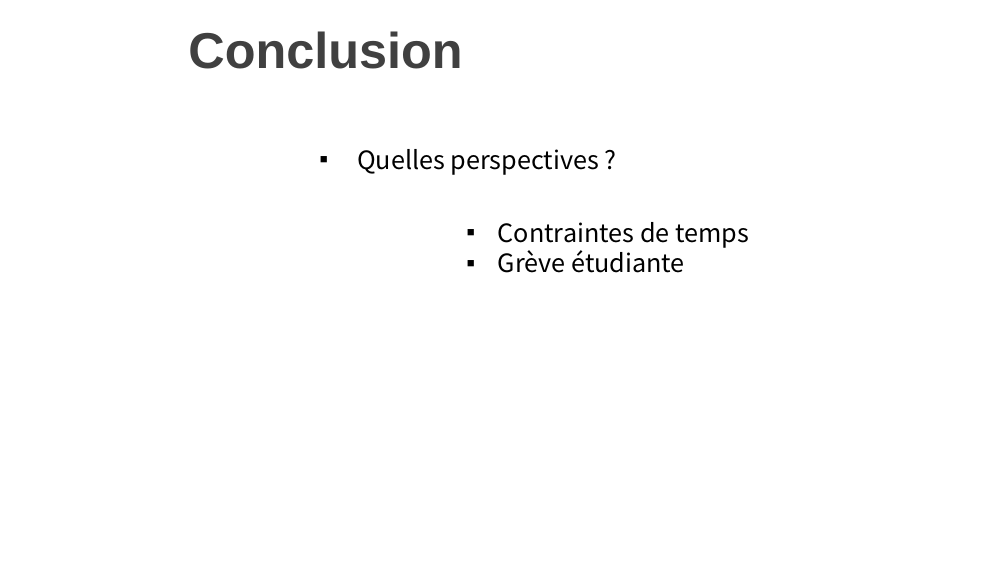
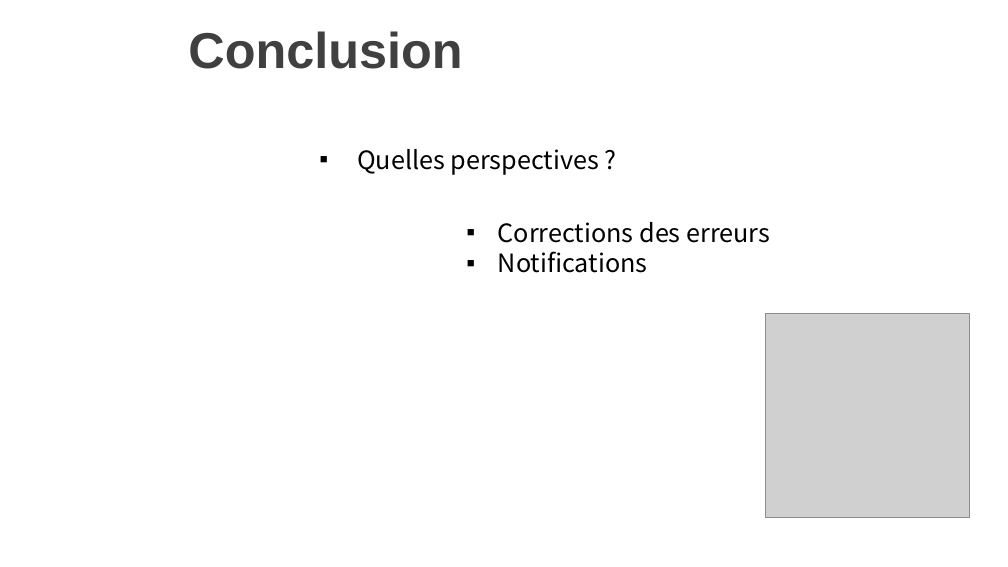
Before and after one commit to zeknoun/yourjob1, a slide deck: slide 14 of Presentation_projetV2.pptx. Drawn at 1008x567 pixels with LibreOffice and Linux fonts; fonts in the diff are those of the drawing; grey boxes stand for pictures; background and template pictures are left out. Boxes give left, top, right and bottom in pixels: in the first picture for what was removed or moved away, otherwise in the second. Text is boxed around its words. In the diff, an @@ line names an element or a change of style, - is before the commit and + after.

```diff
--- a/Presentation_projetV2.pptx
+++ b/Presentation_projetV2.pptx
@@ text at bbox=[498, 222, 770, 273]: text changed @@
-▪ Contraintes de temps
-▪ Grève étudiante
+▪ Corrections des erreurs
+▪ Notifications
@@ picture added at bbox=[765, 313, 970, 518] @@
```
Also in this commit, not shown: 11 other slides changed.
